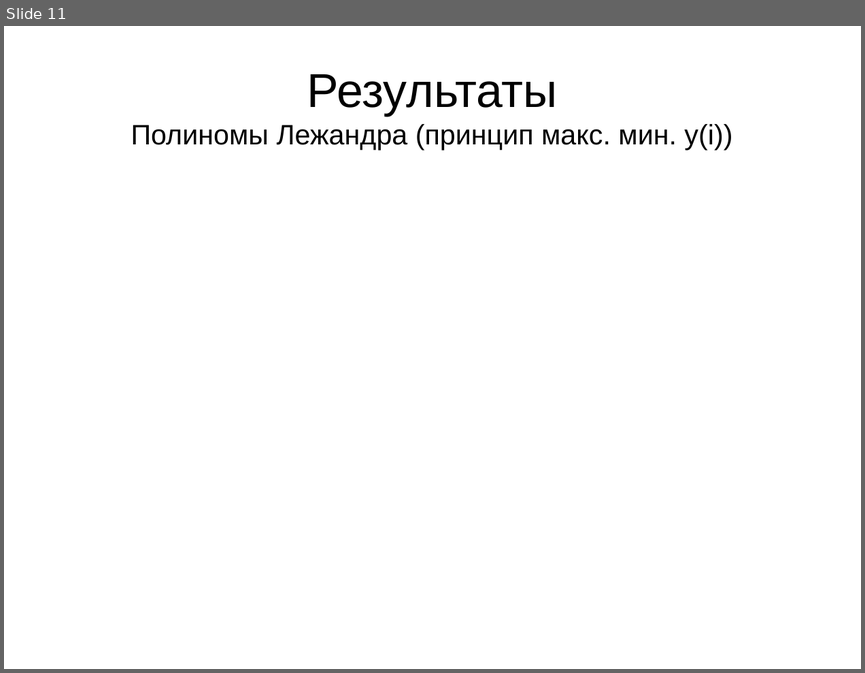
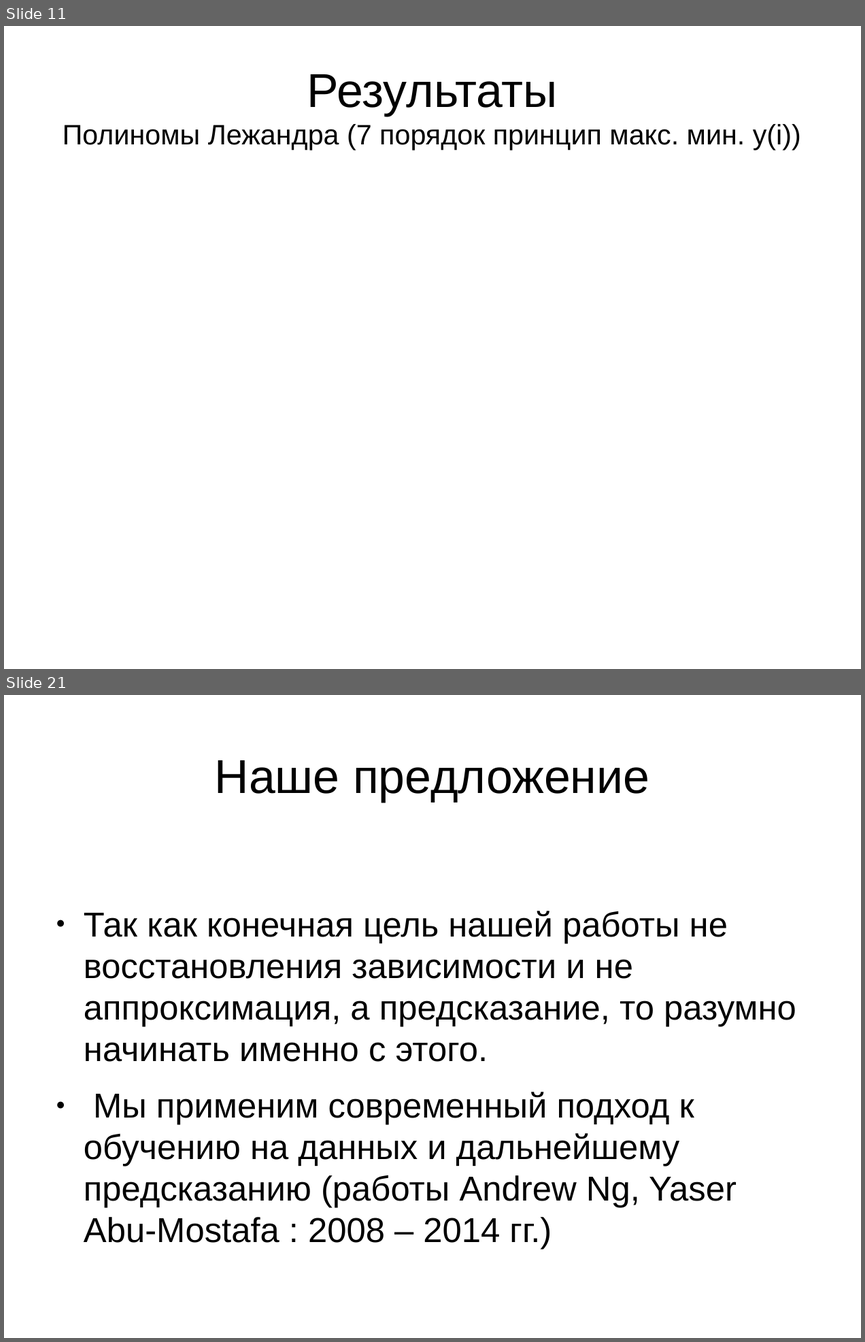
Before and after one commit to raptor3/OSA_lab_2, a slide deck: files/AvaTruFed.odp. Shown one above the other, each under a label of ours: slide 11 before the commit, slides 11 and 21 after it; the slides between them are not shown. The pictures are 865x673 and 865x1342 pixels, drawn with LibreOffice and Linux fonts; fonts in the diff are those of the drawing; background and template pictures are left out. Boxes give left, top, right and bottom in pixels: in the first picture for what was removed or moved away, otherwise in the second. Text is boxed around its words. In the diff, an @@ line names an element or a change of style, - is before the commit and + after.

```diff
--- a/files/AvaTruFed.odp
+++ b/files/AvaTruFed.odp
@@ slide 21 added at [4,695,861,1338], background #FFFFFF @@
@@ title added at [215,760,649,802], 44 pt, text #000000 @@
+Наше предложение
@@ text added at [84,911,796,1249], 32 pt, text #000000 @@
+● Так как конечная цель нашей работы не восстановления зависимости и не аппроксимация, а предсказание, то разумно начинать именно с этого.
+● Мы применим современный подход к обучению на данных и дальнейшему предсказанию (работы Andrew Ng, Yaser Abu-Mostafa : 2008 – 2014 гг.)
@@ slide 11 changed as well @@
@@ title at [62,74,801,150]: text changed @@
-Результаты
-Полиномы Лежандра (принцип макс. мин. y(i))
+Результаты
+Полиномы Лежандра (7 порядок принцип макс. мин. y(i))
```
Also in this commit, not shown: 1 other slide changed, 9 other slides added, 13 slides removed, 12 other files.
